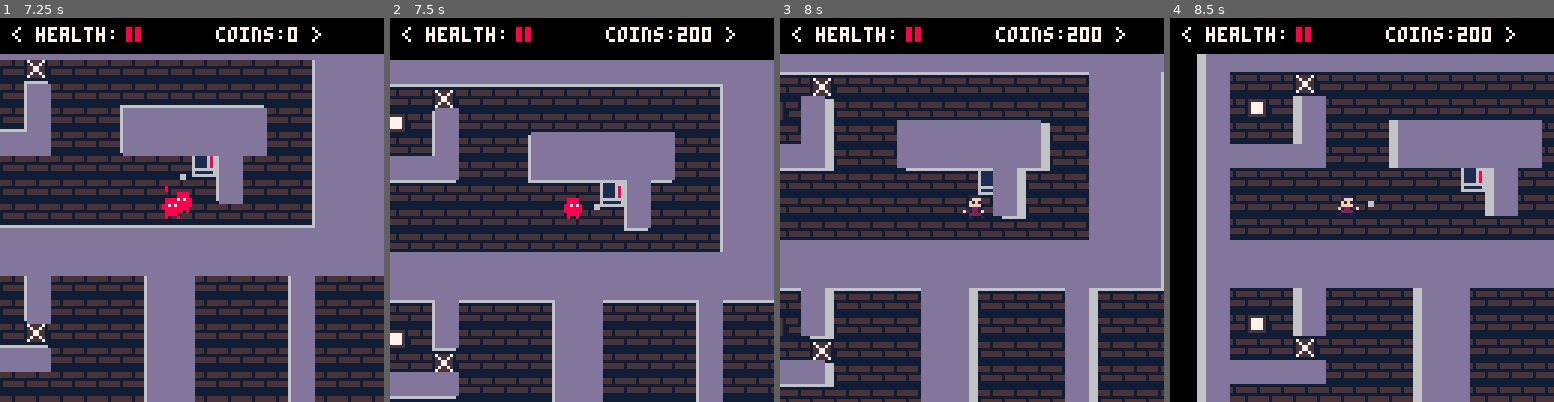
Above: before the commit, frames 1-4 (left to right).
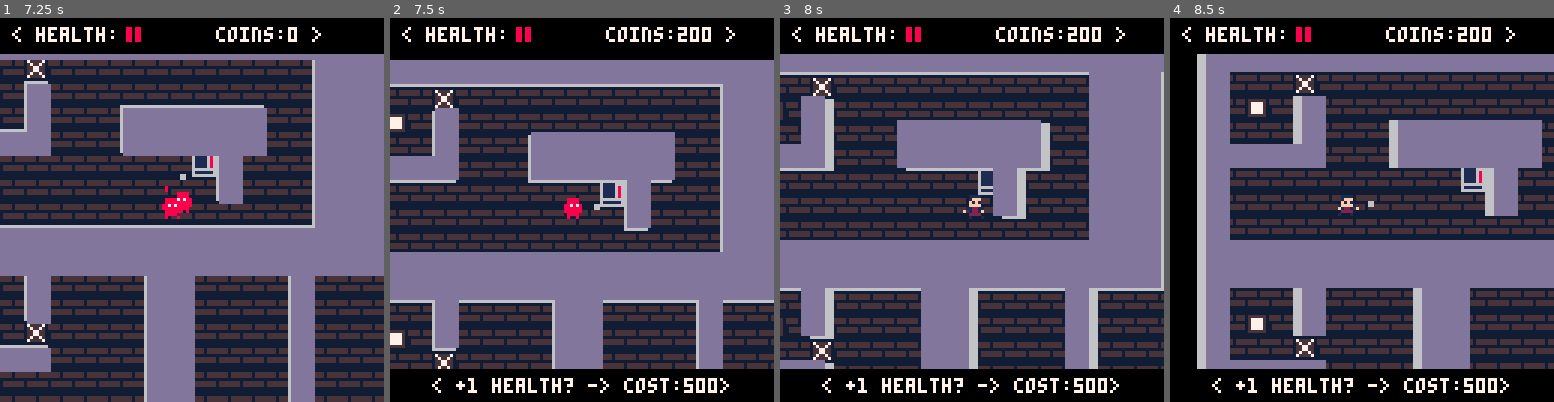
Above: after the commit, the same moments.

Repository: TripleADC/ZombiePico8
Game: PICO-8 cartridge zom8.p8
Same seed, same stepped clock (60 frames per second), same inputs: the game is played once before the commit and once after it.
Inputs:
- Up to frame 1 (7.25 s): tap X (X key) at 0.33, 1.07, 1.85, 2.97, 4.08, 5.2, 6.32 s; tap O (Z key) at 0.7, 1.7, 2.1, 2.5, 2.9, 3.3, 3.7, 4.1, 4.5, 4.9, 5.3, 5.7, 6.1, 6.5, 6.9 s; hold Right 1.6-2.1 s; hold Up 2.15-2.42 s; hold Right 2.47-3.03 s; hold Left 3.08-3.58 s; hold Down 3.63-3.97 s; hold Right 4.02-4.68 s; hold Up 4.73-5.03 s; hold Left 5.08-5.68 s; hold Down 5.73-6.03 s; hold Right 6.08-6.58 s; hold Right 6.63-7.13 s; hold Up from 7.18 s (still down)
- Up to frame 2 (7.5 s): tap O (Z key) at 7.3 s; tap X (X key) at 7.43 s; release Up at 7.45 s
- Up to frame 3 (8 s): hold Right from 7.5 s (still down); tap O (Z key) at 7.7 s
- Up to frame 4 (8.5 s): release Right at 8.07 s; tap O (Z key) at 8.1 s; hold Left from 8.12 s (still down)

Frame 1 is identical in both runs. In frame 2, 8.6% of the frame differs, in the area x 0-100%, y 91-100%; in frame 3, 8.6%; in frame 4, 8.0%.

Commit message:
Reworked how text prompts worked

Diff:
--- a/zom8.p8
+++ b/zom8.p8
@@ -12,7 +12,10 @@
 vending={}
 z_id=0
 cost = 500
+
 text_frames=0
+msg={text='',dx=0}
+coinmsg=false
 
 function _init()
     --player init
@@ -29,7 +32,7 @@
     m=make_map()
     walls=make(7)
     barriers=make(8)
-    vending=make(50)
+    vending=make_vending()
 
     --projectile init
     proj={}
@@ -61,6 +64,10 @@
     crs:draw_box_barrier(barriers, p)
     crs:draw_box_wall(walls, p)
     crs:draw_box_vending(vending, p)
+
+    if(text_frames > 0)then
+        draw_ui_prompt(msg.text, p.x*8 + msg.dx, p.y*8 + 58)
+    end
 
     --zombie
 	for zombie in all(zombies) do
@@ -83,6 +90,8 @@
 function _update()
     if text_frames > 0 then
         text_frames-=1
+    elseif text_frames == 0 then
+        coinmsg=false
     end
 
     p:control(crs)
@@ -187,7 +196,8 @@
                     self.coins -= cost
                     cost += 500
                 else
-                    text_frames = 90
+                    coinmsg = true
+                    set_msg('< not enough coins! >', -40)
                 end
             elseif btnp(🅾️) and c.boxed_vending then
                 vend = in_set(vending, c.x, c.y)
@@ -195,7 +205,8 @@
                     self.health += 1
                     self.coins -= vend.cost
                 else
-                    text_frames = 90
+                    coinmsg = true
+                    set_msg('< not enough coins! >', -40)
                 end
             elseif btnp(🅾️) then
                 if self.facing == 1 then -- right
@@ -463,7 +474,9 @@
             if(self.boxed_wall) then
                 wall = in_set(w, flr(self.x), flr(self.y))
                 rect(wall.x1 * 8, wall.y1 * 8, wall.x2 * 8 - 1, wall.y2 * 8 - 1, 7)
-                draw_ui_prompt('< build wall? >', p.x*8-30, p.y*8+58)
+                if(not coinmsg) then
+                    set_msg('< build wall? >', -30)
+                end
             end
          end,
 
@@ -471,10 +484,8 @@
             if(self.boxed_vending) then
                 vend = in_set(v, flr(self.x), flr(self.y))
                 rect(vend.x1 * 8, vend.y1 * 8, vend.x2 * 8 - 1, vend.y2 * 8 - 1, 7)
-                if(text_frames > 0) then
-                    draw_ui_prompt('< not enough coins! >', p.x*8-40, p.y*8+58)
-                else
-                    draw_ui_prompt('< '..vend.msg..' -> cost:'..vend.cost..'>', p.x*8-48, p.y*8+58)
+                if(not coinmsg) then
+                    set_msg('< '..vend.msg..' -> cost:'..vend.cost..'>', -48)
                 end
             end
          end,
@@ -483,10 +494,8 @@
             if(self.boxed_barrier) then
                 bar = in_set(b, flr(self.x), flr(self.y))
                 rect(bar.x1 * 8, bar.y1 * 8, bar.x2 * 8, bar.y2 * 8,7)
-                if(text_frames > 0) then
-                    draw_ui_prompt('< not enough coins! >', p.x*8-40, p.y*8+58)
-                else
-                    draw_ui_prompt('< break barrier? -> cost:'..cost..' >', p.x*8-58, p.y*8+58)
+                if(not coinmsg) then
+                    set_msg('< break barrier? -> cost:'..cost..' >', -58)
                 end
             end
          end
@@ -509,6 +518,12 @@
 function draw_ui_prompt(str, x, y)
     rectfill(p.x*8-64, p.y*8+55, p.x*8+66, p.y*8+66, 0)
     print(str, x, y, 7)
+end
+
+function set_msg(t, disx)
+    text_frames = 50
+    msg.text = t
+    msg.dx = disx
 end
 
 function make_projectile(p, pdx, pdy)
@@ -561,7 +576,98 @@
                 add(arr, get_wall(j,i))
             elseif(spr == 8 and mget(j,i) == 8 and in_set(arr,j,i) == nil) then
                 add(arr, get_barrier(j,i))
-            elseif(spr == 50 and mget(j,i) == 50) then
+            end
+        end
+    end
+    return arr
+end
+
+function get_spawner(j, i)
+    spawner={x=j,
+            y=i,
+            timer= 90 + flr(rnd(200)),
+
+            spawn_zombie=function(self)
+                if(self.timer > 0) then
+                    self.timer -= 1
+                elseif(self.timer == 0 and m[self.y][self.x] > 0) then
+                    self.timer = 90 + flr(rnd(200))
+                    make_zombie(self.x, self.y)
+                end
+            end}
+    return spawner
+end
+
+function get_wall(j, i)
+    wall={x1=j,
+          y1=i,
+          x2=j+1,
+          y2=i+1,
+          timer=-1,
+
+          degrade=function(self)
+            if(self.timer > 0) then
+                self.timer -= 1
+            elseif(self.timer == 0) then
+                mset(self.x1,self.y1,7)
+                self.timer = -1
+            end
+        end}
+    return wall
+end
+
+function start_wall_timer(w, bx, by)
+    for wall in all(w) do
+        if (wall.x1 == flr(bx)) and (wall.y1 == flr(by)) then
+            wall.timer = 250 + flr(rnd(300))
+        end
+    end
+end
+
+function get_barrier(x1, y1)
+    x2 = x1
+    y2 = y1
+
+    while(mget(x2+1,y2) == 8) do
+        x2+=1
+    end
+
+    while(mget(x2,y2+1) == 8) do
+        y2+=1
+    end
+
+    bar={x1 = x1,
+         y1 = y1,
+         x2 = x2+1,
+         y2 = y2+1
+    }
+
+    return bar
+end
+
+function destroy_barrier(barrier)
+   for j=barrier.x1, barrier.x2 - 1 do
+        for i=barrier.y1, barrier.y2 - 1 do
+            mset(j,i,5)
+        end
+    end
+    del(barriers, barrier)
+end
+
+function in_set(b,x,y)
+    for m in all(b) do
+        if(m.x1 <= x and x <= m.x2) and (m.y1 <= y and y <= m.y2) then
+            return m
+        end
+    end
+    return nil
+end
+
+function make_vending()
+    arr={}
+    for j=0, map_height do
+        for i=0, map_width do
+            if(mget(j,i) == 50) then
                 add(arr, get_vending(j,i,1,500,'+1 health?'))
             end
         end
@@ -579,87 +685,6 @@
              msg=m
     }
     return vending
-end
-
-function get_spawner(j, i)
-    spawner={x=j,
-            y=i,
-            timer= 90 + flr(rnd(200)),
-
-            spawn_zombie=function(self)
-                if(self.timer > 0) then
-                    self.timer -= 1
-                elseif(self.timer == 0 and m[self.y][self.x] > 0) then
-                    self.timer = 90 + flr(rnd(200))
-                    make_zombie(self.x, self.y)
-                end
-            end}
-    return spawner
-end
-
-function get_wall(j, i)
-    wall={x1=j,
-          y1=i,
-          x2=j+1,
-          y2=i+1,
-          timer=-1,
-
-          degrade=function(self)
-            if(self.timer > 0) then
-                self.timer -= 1
-            elseif(self.timer == 0) then
-                mset(self.x1,self.y1,7)
-                self.timer = -1
-            end
-        end}
-    return wall
-end
-
-function get_barrier(x1, y1)
-    x2 = x1
-    y2 = y1
-
-    while(mget(x2+1,y2) == 8) do
-        x2+=1
-    end
-
-    while(mget(x2,y2+1) == 8) do
-        y2+=1
-    end
-
-    bar={x1 = x1,
-         y1 = y1,
-         x2 = x2+1,
-         y2 = y2+1
-    }
-
-    return bar
-end
-
-function start_wall_timer(w, bx, by)
-    for wall in all(w) do
-        if (wall.x1 == flr(bx)) and (wall.y1 == flr(by)) then
-            wall.timer = 250 + flr(rnd(300))
-        end
-    end
-end
-
-function destroy_barrier(barrier)
-   for j=barrier.x1, barrier.x2 - 1 do
-        for i=barrier.y1, barrier.y2 - 1 do
-            mset(j,i,5)
-        end
-    end
-    del(barriers, barrier)
-end
-
-function in_set(b,x,y)
-    for m in all(b) do
-        if(m.x1 <= x and x <= m.x2) and (m.y1 <= y and y <= m.y2) then
-            return m
-        end
-    end
-    return nil
 end
 
 -->8
